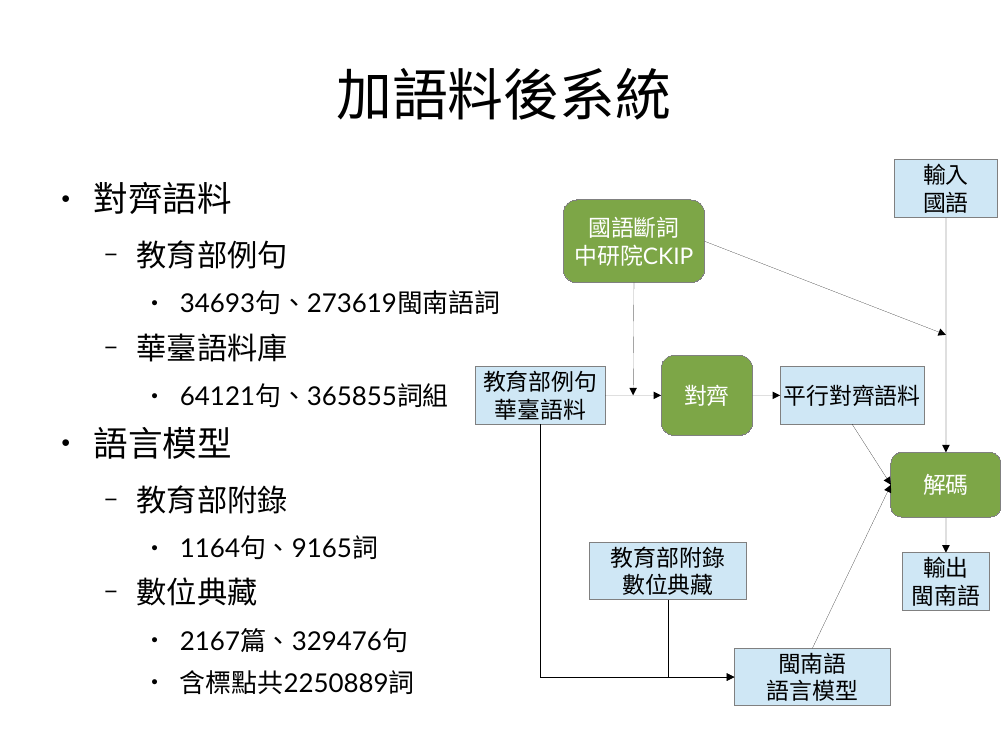
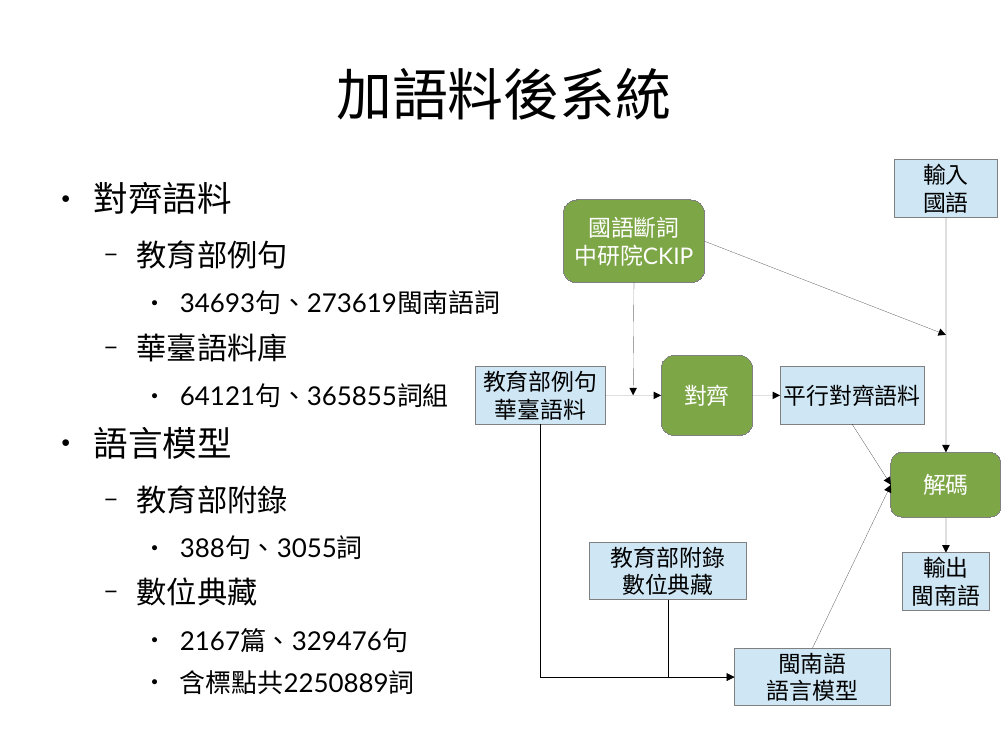
Before and after one commit to sih4sing5hong5/po3-ko3_tau5-iann2-phinn3, a slide deck: slide 17 of 翻譯報告.odp. Drawn at 1008x756 pixels with LibreOffice and Linux fonts; fonts in the diff are those of the drawing. Boxes give left, top, right and bottom in pixels: in the first picture for what was removed or moved away, otherwise in the second. Text is boxed around its words. In the diff, an @@ line names an element or a change of style, - is before the commit and + after.

```diff
--- a/翻譯報告.odp
+++ b/翻譯報告.odp
@@ text at [180,535,363,559]: text changed @@
-    ● 1164句、9165詞
+    ● 388句、3055詞
```
Also in this commit, not shown: 2 other slides changed.
